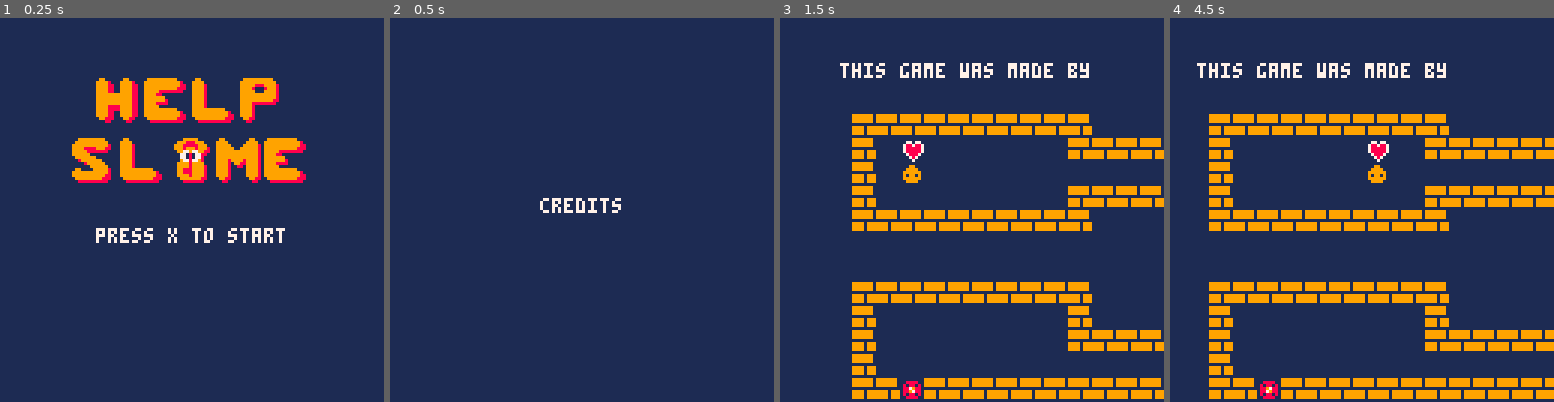
Above: before the commit, frames 1-4 (left to right).
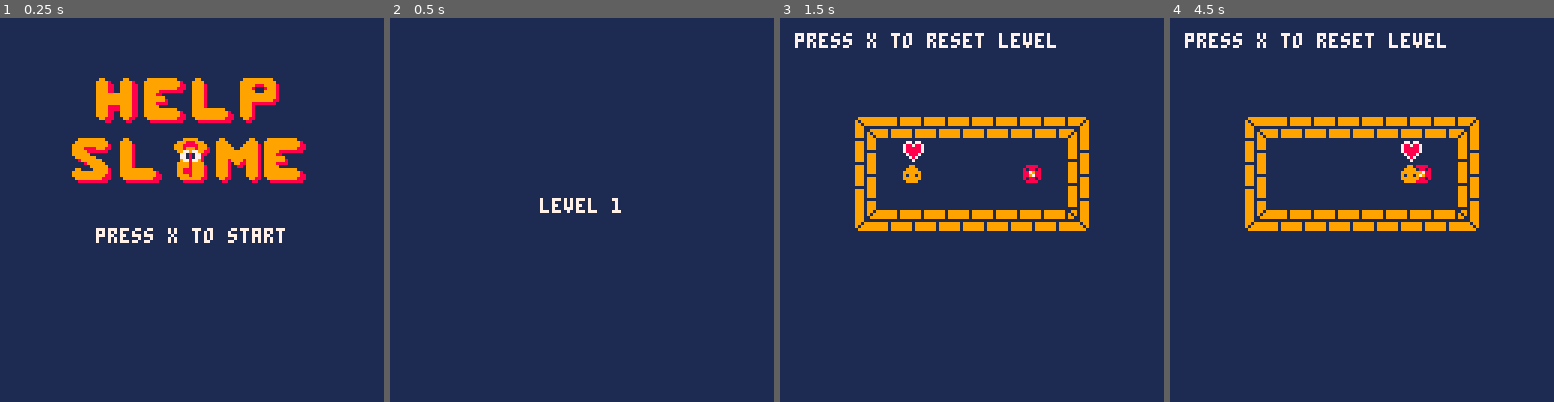
Above: after the commit, the same moments.

Repository: GameJams-fiwon123/GBJam8
Game: PICO-8 cartridge gbjam8.p8
The game is run twice, just before and just after one commit, with the same random seed, the same clock (stepped at 60 frames per second) and the same inputs.
Inputs:
- Up to frame 1 (0.25 s): no input
- Up to frame 2 (0.5 s): tap X (X key) at 0.33 s
- Up to frame 3 (1.5 s): tap X (X key) at 1.07 s
- Up to frame 4 (4.5 s): hold Right 1.6-2.1 s; tap X (X key) at 1.85, 2.97, 4.08 s; hold Up 2.15-2.42 s; hold Right 2.47-3.03 s; hold Left 3.08-3.58 s; hold Down 3.63-3.97 s; hold Right from 4.02 s (still down)

Frame 1 is identical in both runs. In frame 2, 0.3% of the frame differs, in the area x 39-61%, y 46-51%; in frame 3, 15%; in frame 4, 20%, in the area x 3-100%, y 3-100%.

Commit message:
colocado slime na fase 1

Diff:
--- a/gbjam8.p8
+++ b/gbjam8.p8
@@ -92,10 +92,10 @@
 function start_game()
  music(musics.gameplay)
 	game.time = 0
-	game.level = 12
-
-	camera_pos.x=128*3
-	camera_pos.y=128
+	game.level = 1
+
+	camera_pos.x=0
+	camera_pos.y=0
 	camera(camera_pos.x, camera_pos.y)
 	game.scenes={
 		{show=show_level1},
